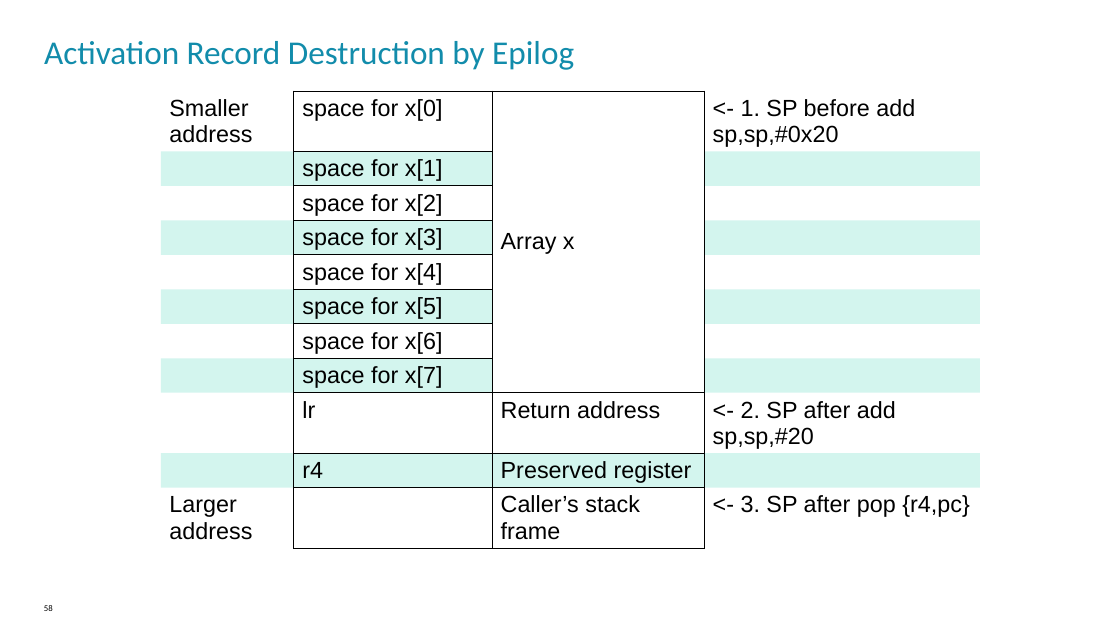
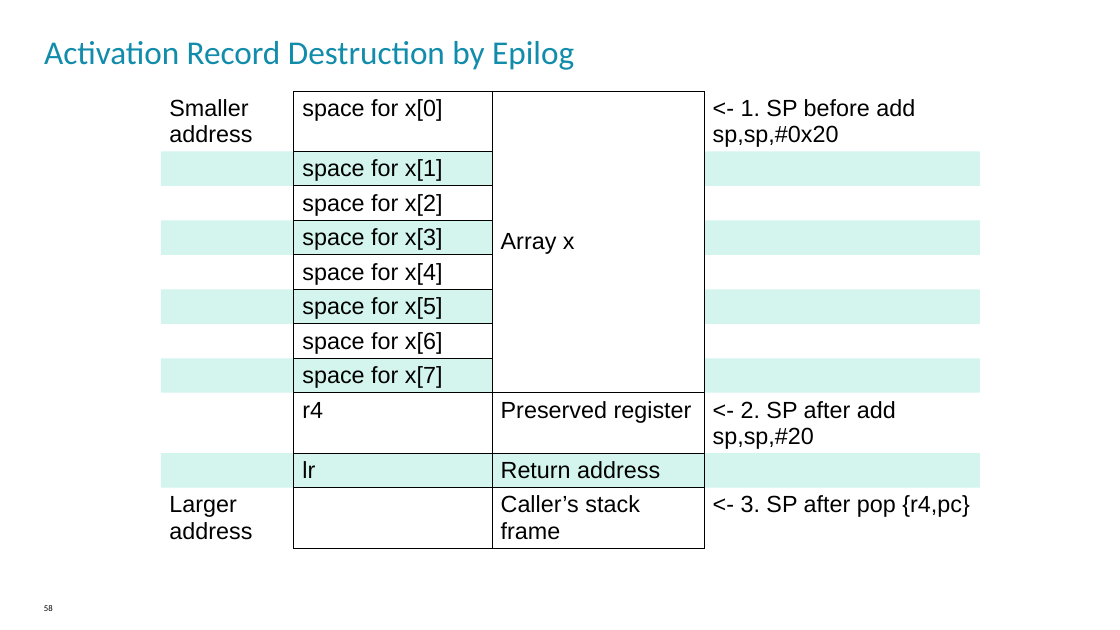
Before and after one commit to alexander-g-dean/ESF, a slide deck: slide 58 of NXP/Slides/Chapter 5/How C Code is Really Implemented.pptx. Drawn at 1120x630 pixels with LibreOffice and Linux fonts; fonts in the diff are those of the drawing; background and template pictures are left out. Boxes give left, top, right and bottom in pixels: in the first picture for what was removed or moved away, otherwise in the second. Text is boxed around its words. In the diff, an @@ line names an element or a change of style, - is before the commit and + after.

```diff
--- a/NXP/Slides/Chapter 5/How C Code is Really Implemented.pptx
+++ b/NXP/Slides/Chapter 5/How C Code is Really Implemented.pptx
@@ table at [161,91,980,576] @@
-row 9, column 2: lr
+row 9, column 2: r4
-row 9, column 3: Return address
+row 9, column 3: Preserved register
-row 10, column 2: r4
+row 10, column 2: lr
-row 10, column 3: Preserved register
+row 10, column 3: Return address
```
Also in this commit, not shown: 14 other slides changed.
